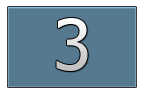
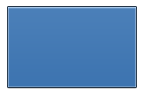
Layers edited between the first and the second (148, 94) image:
hid "3" over [56, 18, 88, 71]
